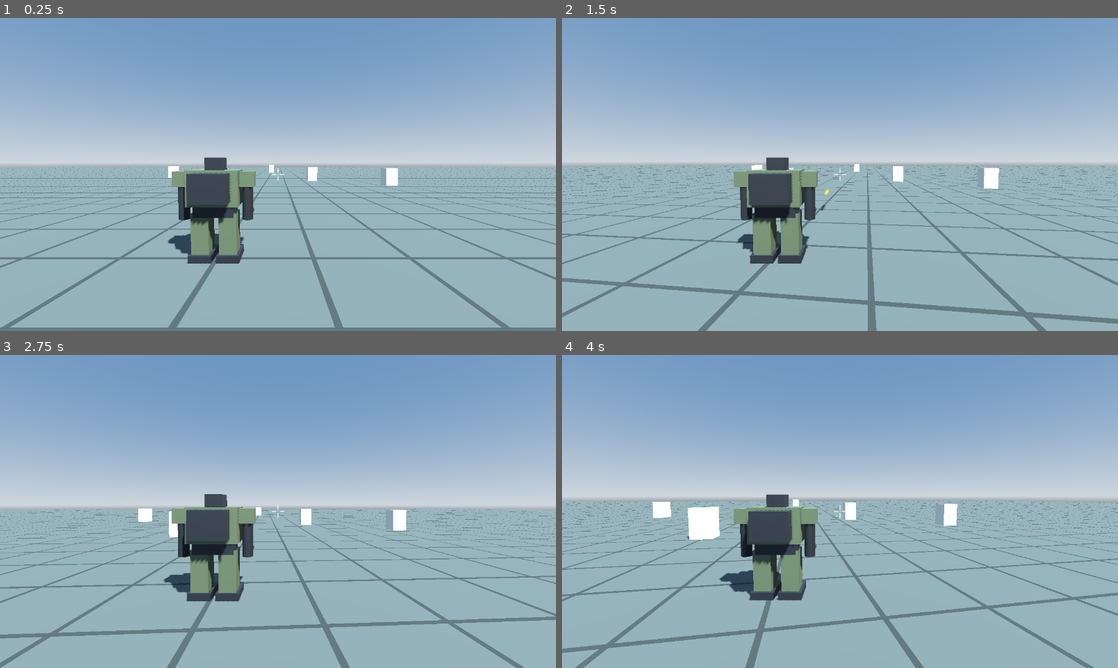
Above: before the commit, frames 1-4 (two rows, left to right).
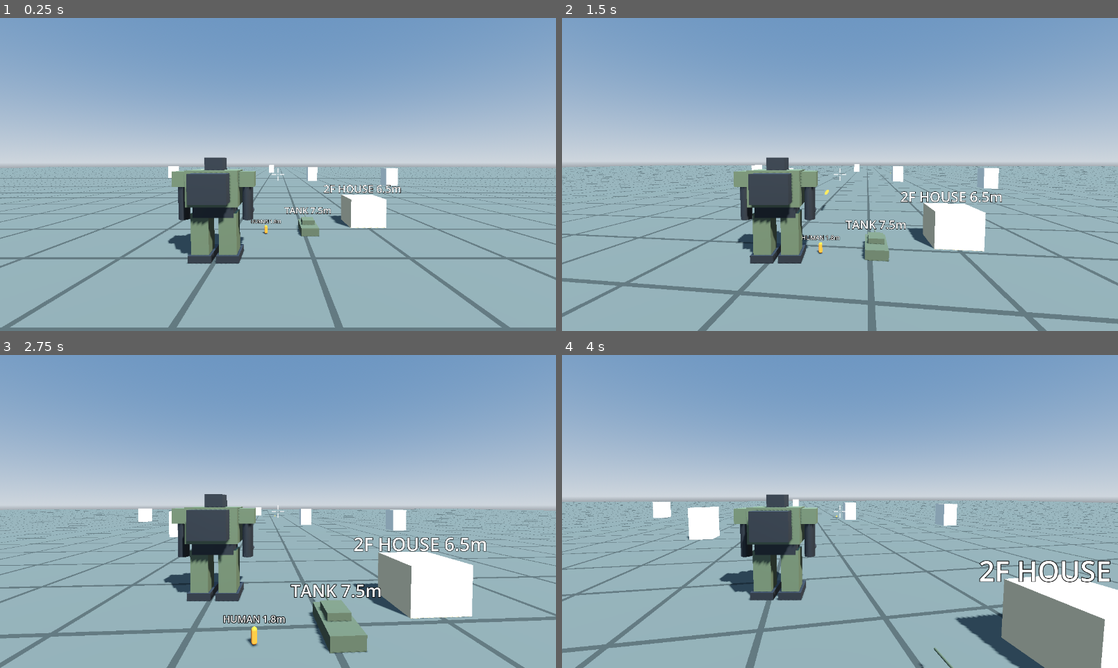
Above: after the commit, the same moments.

Repository: Sierra-117605/ARSENAL-FRONT
Game: Godot game, scene res://scenes/field_3d.tscn
Same seed, same stepped clock (60 frames per second), same inputs: the game is played once before the commit and once after it.
Inputs (mouse positions are in pixels of both pictures, inside the frame that each line leads up to):
- Up to frame 1 (0.25 s): no input
- Up to frame 2 (1.5 s): tap Enter at 0.5 s; move the mouse to (867, 174) at 0.52 s; hold W (move_forward) from 0.53 s (still down); click (867, 174) at 0.6 s; move the mouse to (812, 174) at 1.27 s; click (812, 174) at 1.35 s
- Up to frame 3 (2.75 s): keep holding W (move_forward); move the mouse to (289, 505) at 2.02 s; click (289, 505) at 2.1 s
- Up to frame 4 (4 s): keep holding W (move_forward); move the mouse to (834, 517) at 2.77 s; click (834, 517) at 2.85 s; move the mouse to (878, 514) at 3.52 s; click (878, 514) at 3.6 s

The runs differ from the first frame. In frame 1, 1.4% of the frame differs, in the area x 45-73%, y 53-70%; in frame 2, 2.7%; in frame 3, 5.8%; in frame 4, 7.0%, in the area x 64-100%, y 65-100%.

Commit message:
N1-5c: 大きさ比較用の人間・戦車・家を配置（見た目のみ）
Co-Authored-By: Claude Opus 5 <noreply@anthropic.com>

Diff:
--- a/scenes/field_3d.tscn
+++ b/scenes/field_3d.tscn
@@ -49,6 +49,33 @@
 [sub_resource type="BoxShape3D" id="GroundShape"]
 size = Vector3(1500, 1, 1500)
 
+[sub_resource type="StandardMaterial3D" id="Mat_human"]
+albedo_color = Color(0.9, 0.5, 0.15, 1)
+
+[sub_resource type="StandardMaterial3D" id="Mat_tank"]
+albedo_color = Color(0.3, 0.33, 0.25, 1)
+
+[sub_resource type="StandardMaterial3D" id="Mat_house"]
+albedo_color = Color(0.8, 0.72, 0.58, 1)
+
+[sub_resource type="CapsuleMesh" id="Mesh_human"]
+radius = 0.3
+height = 1.8
+
+[sub_resource type="BoxMesh" id="Mesh_tank_hull"]
+size = Vector3(3.6, 1.6, 7.5)
+
+[sub_resource type="BoxMesh" id="Mesh_tank_turret"]
+size = Vector3(2.6, 0.9, 3.2)
+
+[sub_resource type="CylinderMesh" id="Mesh_tank_gun"]
+top_radius = 0.1
+bottom_radius = 0.1
+height = 5.0
+
+[sub_resource type="BoxMesh" id="Mesh_house"]
+size = Vector3(8, 6.5, 8)
+
 [node name="Field3D" type="Node3D"]
 
 [node name="WorldEnvironment" type="WorldEnvironment" parent="."]
@@ -91,6 +118,54 @@
 [node name="Target5" parent="Targets" instance=ExtResource("7_target")]
 transform = Transform3D(1, 0, 0, 0, 1, 0, 0, 0, 1, 0, 0, -300)
 target_id = "target_05"
+
+[node name="ScaleRefs" type="Node3D" parent="."]
+
+[node name="Human" type="MeshInstance3D" parent="ScaleRefs"]
+transform = Transform3D(1, 0, 0, 0, 1, 0, 0, 0, 1, 7, 0.9, -12)
+mesh = SubResource("Mesh_human")
+surface_material_override/0 = SubResource("Mat_human")
+
+[node name="HumanLabel" type="Label3D" parent="ScaleRefs"]
+transform = Transform3D(1, 0, 0, 0, 1, 0, 0, 0, 1, 7, 2.6, -12)
+billboard = 1
+pixel_size = 0.02
+text = "HUMAN 1.8m"
+font_size = 48
+
+[node name="TankHull" type="MeshInstance3D" parent="ScaleRefs"]
+transform = Transform3D(1, 0, 0, 0, 1, 0, 0, 0, 1, 16, 0.8, -14)
+mesh = SubResource("Mesh_tank_hull")
+surface_material_override/0 = SubResource("Mat_tank")
+
+[node name="TankTurret" type="MeshInstance3D" parent="ScaleRefs"]
+transform = Transform3D(1, 0, 0, 0, 1, 0, 0, 0, 1, 16, 2.05, -14.5)
+mesh = SubResource("Mesh_tank_turret")
+surface_material_override/0 = SubResource("Mat_tank")
+
+[node name="TankGun" type="MeshInstance3D" parent="ScaleRefs"]
+transform = Transform3D(1, 0, 0, 0, 0, 1, 0, -1, 0, 16, 2.1, -18.5)
+mesh = SubResource("Mesh_tank_gun")
+surface_material_override/0 = SubResource("Mat_tank")
+
+[node name="TankLabel" type="Label3D" parent="ScaleRefs"]
+transform = Transform3D(1, 0, 0, 0, 1, 0, 0, 0, 1, 16, 4.5, -14)
+billboard = 1
+pixel_size = 0.02
+text = "TANK 7.5m"
+font_size = 96
+
+[node name="House" type="MeshInstance3D" parent="ScaleRefs"]
+transform = Transform3D(1, 0, 0, 0, 1, 0, 0, 0, 1, 30, 3.25, -20)
+mesh = SubResource("Mesh_house")
+surface_material_override/0 = SubResource("Mat_house")
+
+[node name="HouseLabel" type="Label3D" parent="ScaleRefs"]
+transform = Transform3D(1, 0, 0, 0, 1, 0, 0, 0, 1, 30, 8.5, -20)
+billboard = 1
+pixel_size = 0.02
+text = "2F HOUSE 6.5m"
+font_size = 128
 
 [node name="Pilot" type="Node" parent="." node_paths=PackedStringArray("start_seat")]
 script = ExtResource("3_occ")
Not shown: 1 places in scenes/field_3d.tscn that only renumber resources
Not shown, changed: TODO.md
